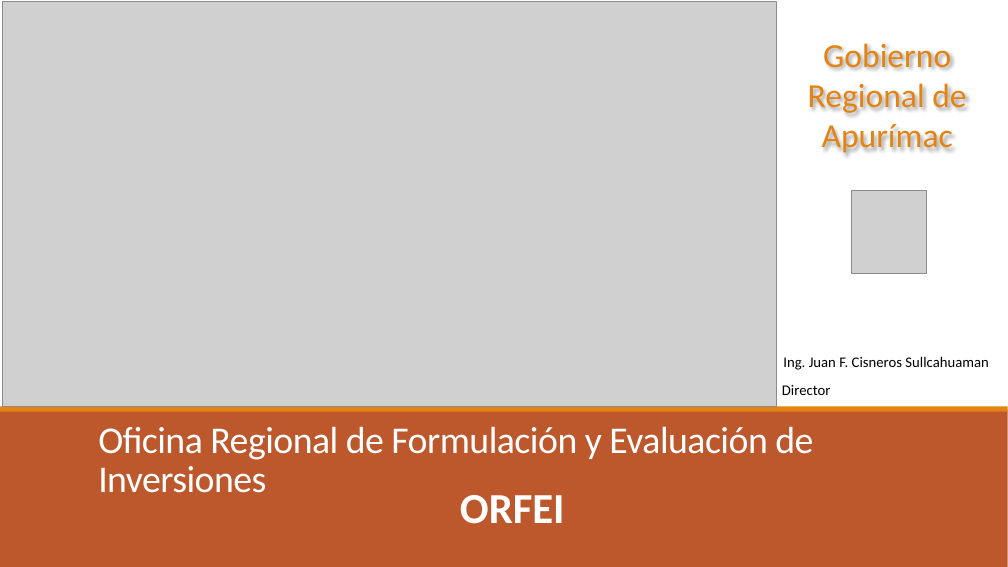
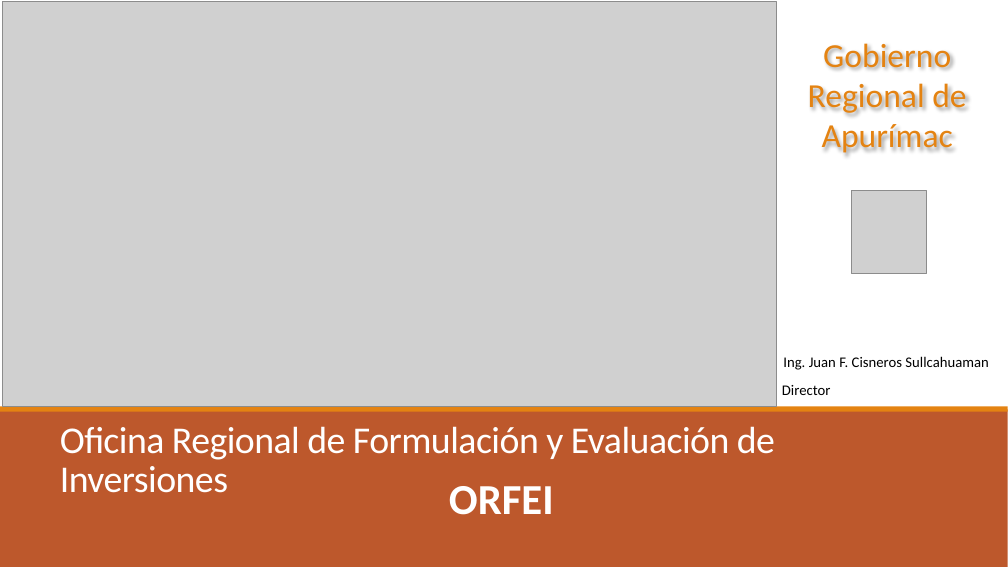
Before and after one commit to ORFEI-GRAP/Gestion-ORFEI, a slide deck: slide 1 of Plantilla General 2020.pptx. Drawn at 1008x567 pixels with LibreOffice and Linux fonts; fonts in the diff are those of the drawing; grey boxes stand for pictures. Boxes give left, top, right and bottom in pixels: in the first picture for what was removed or moved away, otherwise in the second. Text is boxed around its words. In the diff, an @@ line names an element or a change of style, - is before the commit and + after.

```diff
--- a/Plantilla General 2020.pptx
+++ b/Plantilla General 2020.pptx
@@ title "Oficina Regional de Formulación y ...": place and size @@
-title "Oficina Regional de Formulación y ..." at <box>98,426,813,493</box>
+title "Oficina Regional de Formulación y ..." at <box>60,426,775,493</box>
@@ text "ORFEI": place and size @@
-text "ORFEI" at <box>460,495,565,524</box>
+text "ORFEI" at <box>449,486,554,515</box>
```
